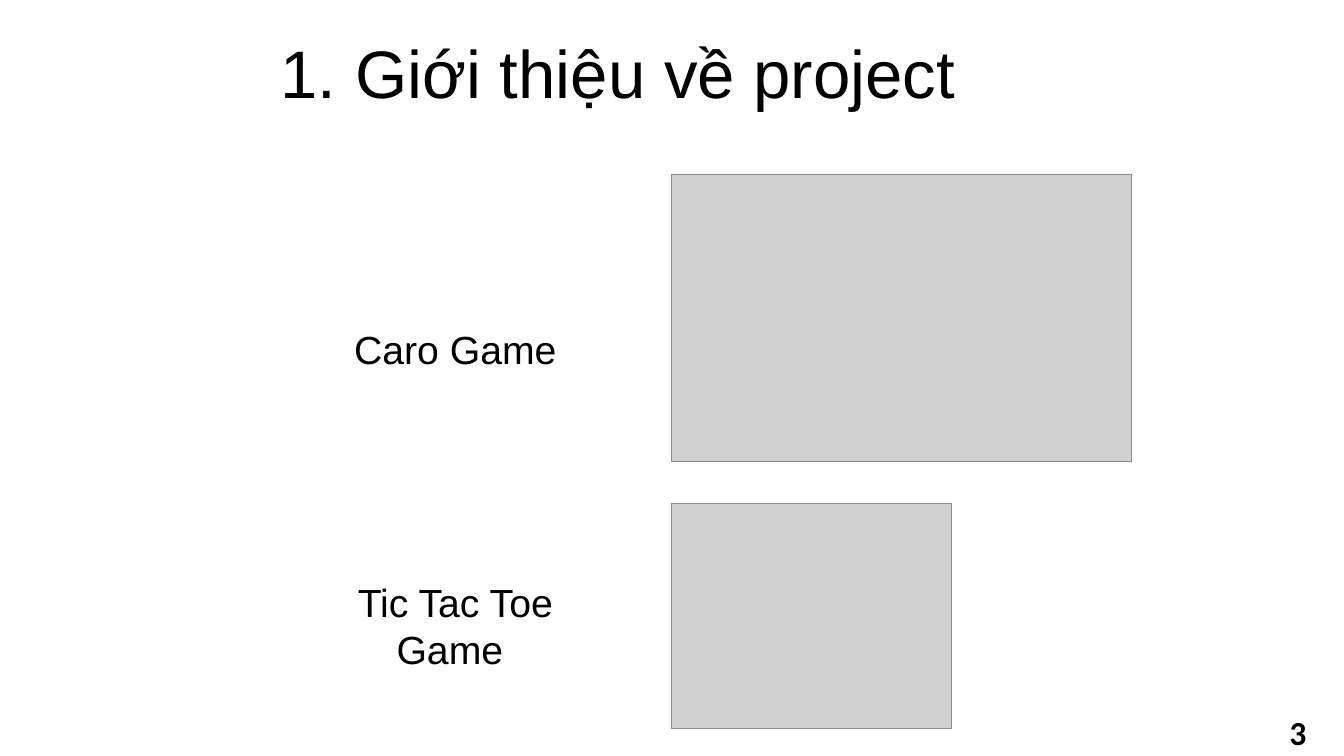
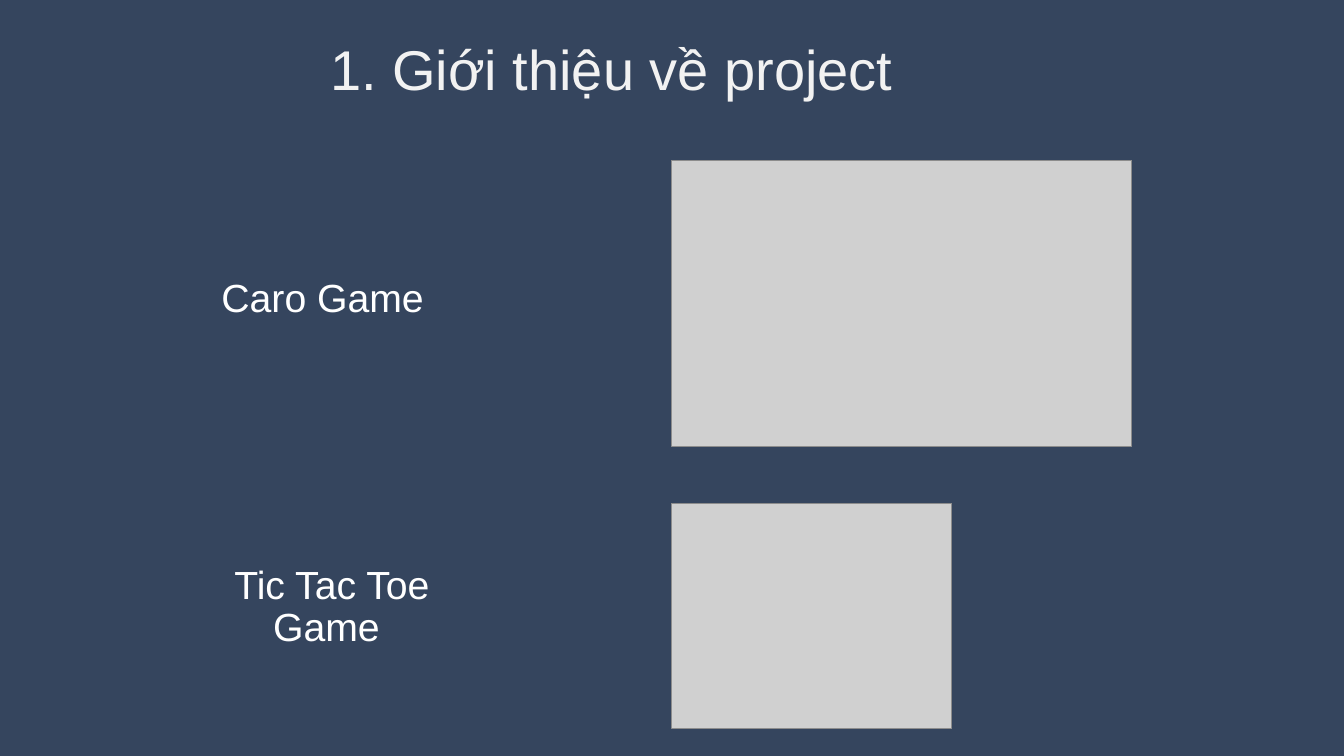
Before and after one commit to tonganh/IT126815, a slide deck: slide 3 of BTL/report/LTM_CHECK_POINT_1.pptx. Drawn at 1344x756 pixels with LibreOffice and Linux fonts; fonts in the diff are those of the drawing; grey boxes stand for pictures; background and template pictures are left out. Boxes give left, top, right and bottom in pixels: in the first picture for what was removed or moved away, otherwise in the second. Text is boxed around its words. In the diff, an @@ line names an element or a change of style, - is before the commit and + after.

```diff
--- a/BTL/report/LTM_CHECK_POINT_1.pptx
+++ b/BTL/report/LTM_CHECK_POINT_1.pptx
@@ background picture (left out) to #35455E @@
@@ text "1. Giới thiệu về project" at bbox=[330, 47, 892, 99]: size 48 to 40 pt, text colour #000000 to #F2F2F2; alignment centre to left; line spacing 1 to 0.9 @@
@@ picture: place and size @@
-picture at bbox=[673, 174, 1132, 461]
+picture at bbox=[673, 160, 1132, 447]
@@ text "Caro Game" at bbox=[221, 284, 424, 313]: text colour #000000 to #FFFFFF; line spacing 1 to 0.9; more space between paragraphs @@
@@ text "Caro Game": place and size @@
-text "Caro Game" at bbox=[354, 336, 557, 365]
+text "Caro Game" at bbox=[221, 284, 424, 313]
@@ text "Tic Tac Toe Game": place and size @@
-text "Tic Tac Toe Game" at bbox=[358, 588, 553, 665]
+text "Tic Tac Toe Game" at bbox=[234, 570, 429, 642]
@@ text "Tic Tac Toe Game" at bbox=[234, 570, 429, 642]: text colour #000000 to #FFFFFF; line spacing 1 to 0.9; more space between paragraphs @@
@@ page number removed at bbox=[1289, 723, 1306, 746] @@
-3
```
Also in this commit, not shown: 10 other slides changed, 3 slides added, 1 slide removed, 18 other files.
